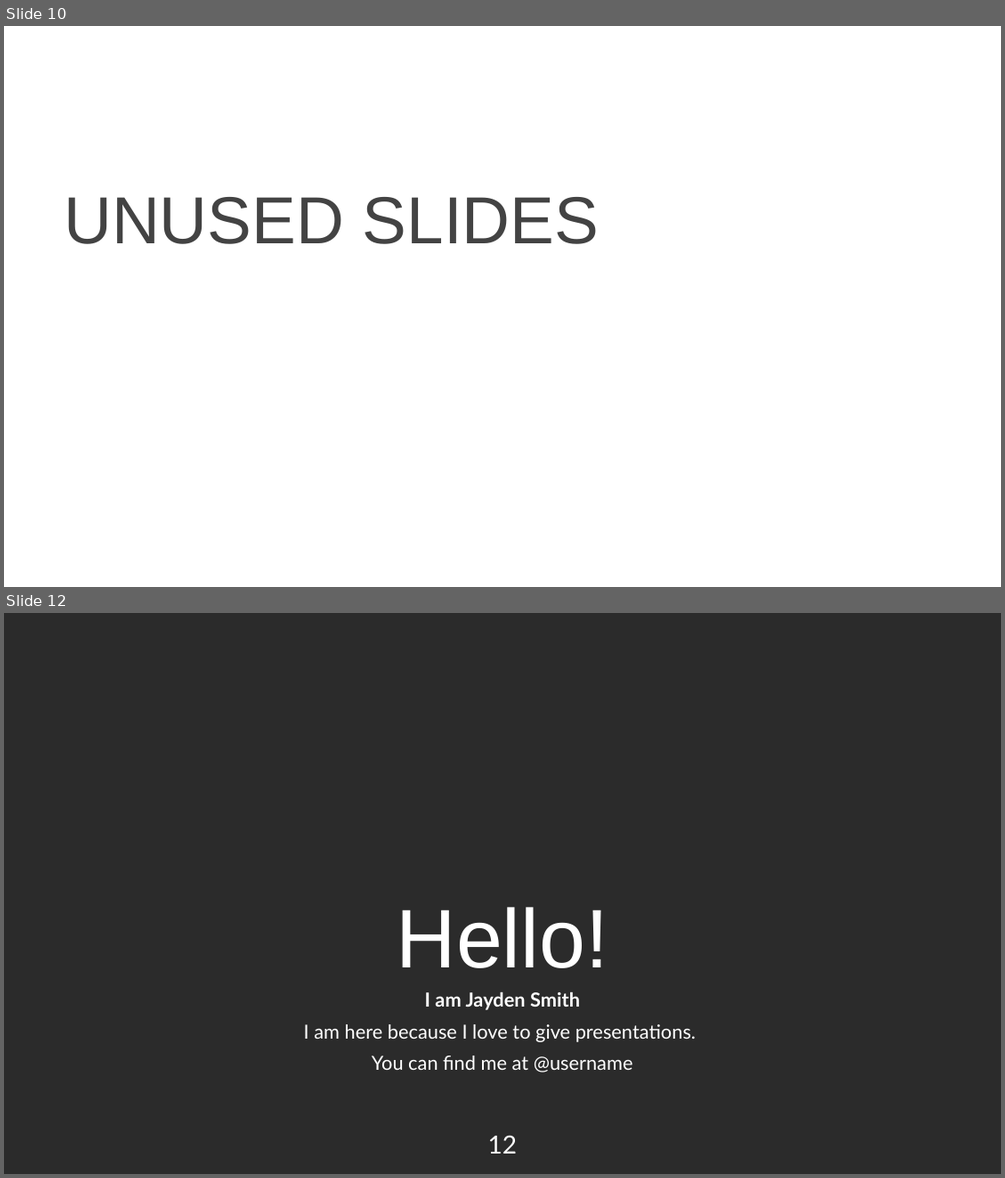
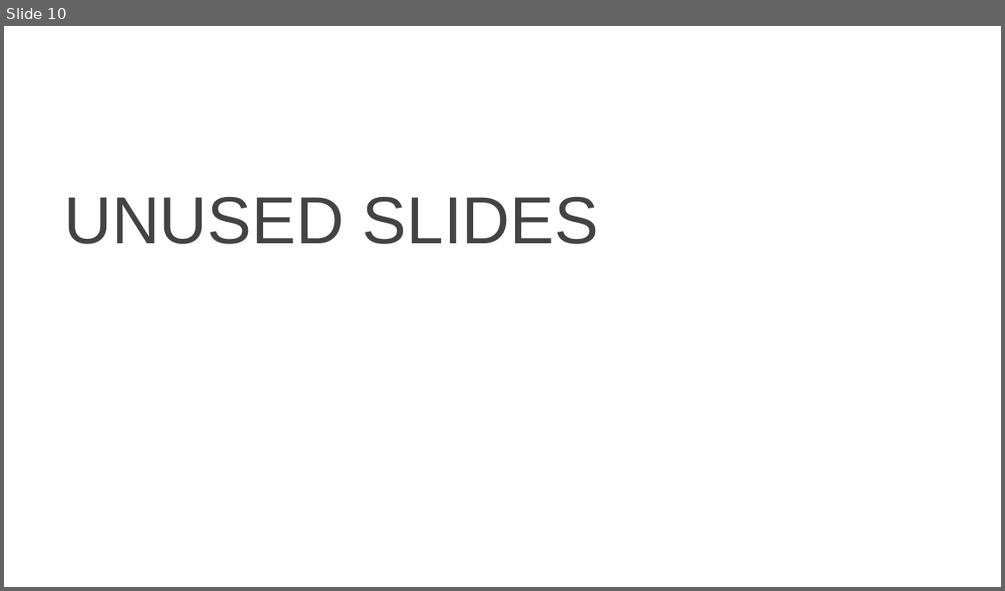
Before and after one commit to Errrneist/Multi-Layer_Perception, a slide deck: Chapter 2/Chapter2-L1-Neural_Network.pptx. Shown one above the other, each under a label of ours: slides 10 and 12 before the commit, slide 10 after it; the slides between them are not shown. The pictures are 1005x1178 and 1005x591 pixels, drawn with LibreOffice and Linux fonts; fonts in the diff are those of the drawing; background and template pictures are left out; a plain dark background stands for a picture behind light text. Boxes give left, top, right and bottom in pixels: in the first picture for what was removed or moved away, otherwise in the second. Text is boxed around its words. In the diff, an @@ line names an element or a change of style, - is before the commit and + after.

```diff
--- a/Chapter 2/Chapter2-L1-Neural_Network.pptx
+++ b/Chapter 2/Chapter2-L1-Neural_Network.pptx
@@ slide 12 removed at [4, 613, 1001, 1174], background picture (left out) @@
@@ title removed at [396, 907, 609, 968] @@
-Hello!
@@ subtitle removed at [304, 992, 696, 1072] @@
-I am Jayden Smith
-I am here because I love to give presentations.
-You can find me at @username
@@ page number removed at [488, 1135, 517, 1153] @@
-12
```
Also in this commit, not shown: 8 slides changed, 26 other slides removed, 3 other files.
